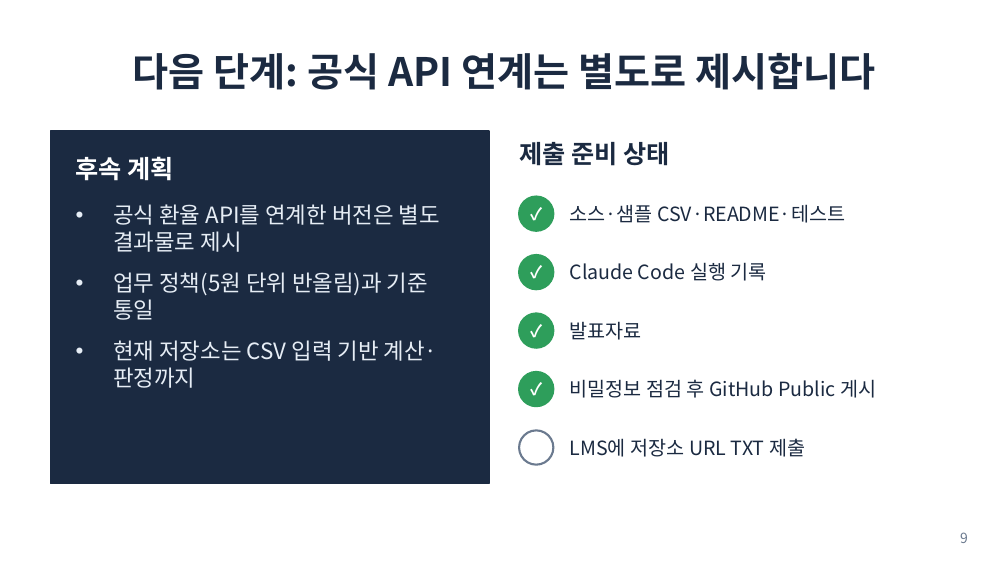
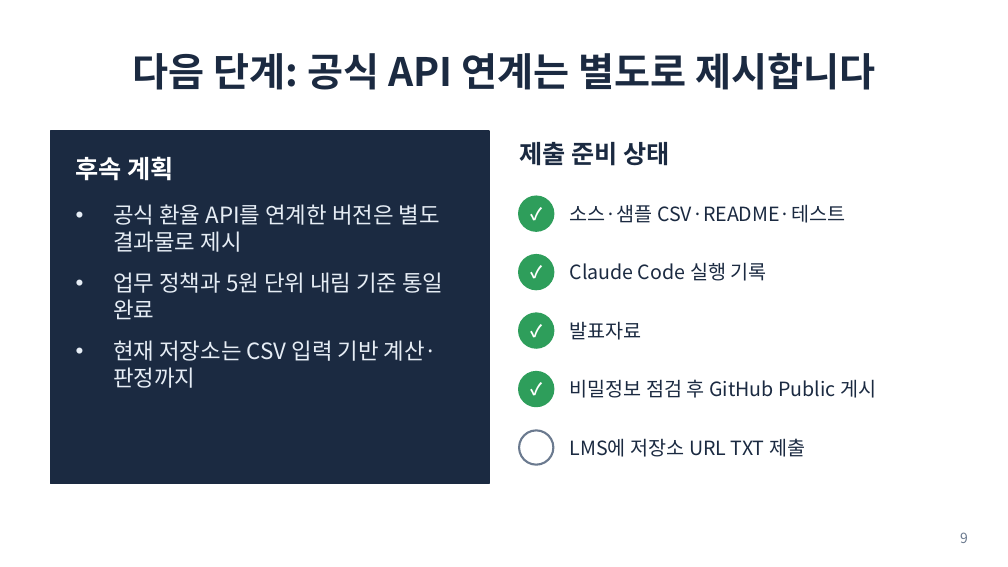
Before and after one commit to K-BluePort/KExRate_Risk, a slide deck: slide 9 of docs/presentation.pptx. Drawn at 1008x567 pixels with LibreOffice and Linux fonts; fonts in the diff are those of the drawing. Boxes give left, top, right and bottom in pixels: in the first picture for what was removed or moved away, otherwise in the second. Text is boxed around its words. In the diff, an @@ line names an element or a change of style, - is before the commit and + after.

```diff
--- a/docs/presentation.pptx
+++ b/docs/presentation.pptx
@@ text at <box>113,272,443,320</box>: text changed @@
-• 업무 정책(5원 단위 반올림)과 기준 통일
+• 업무 정책과 5원 단위 내림 기준 통일 완료
```
Also in this commit, not shown: 2 other files.
